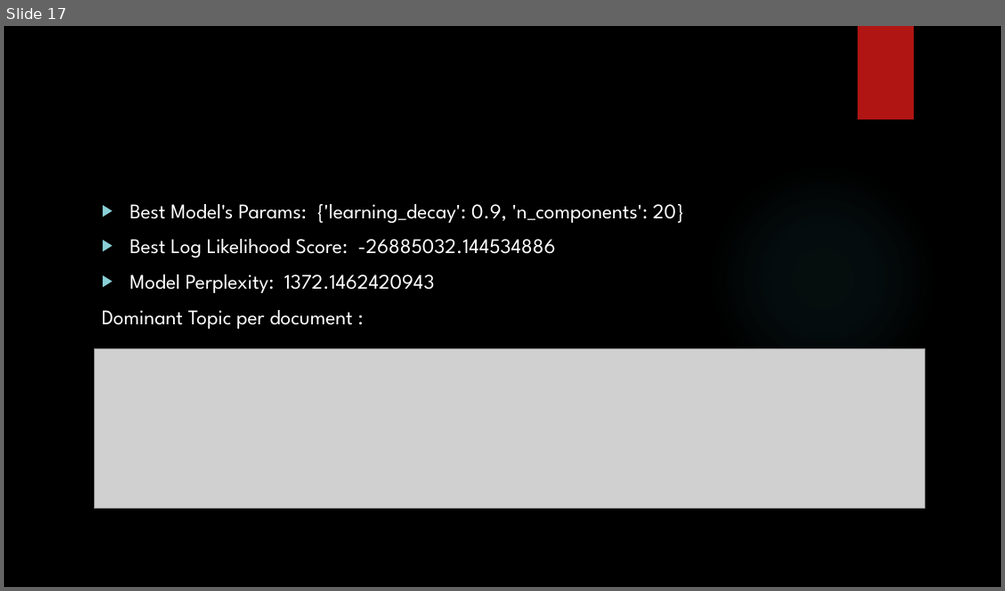
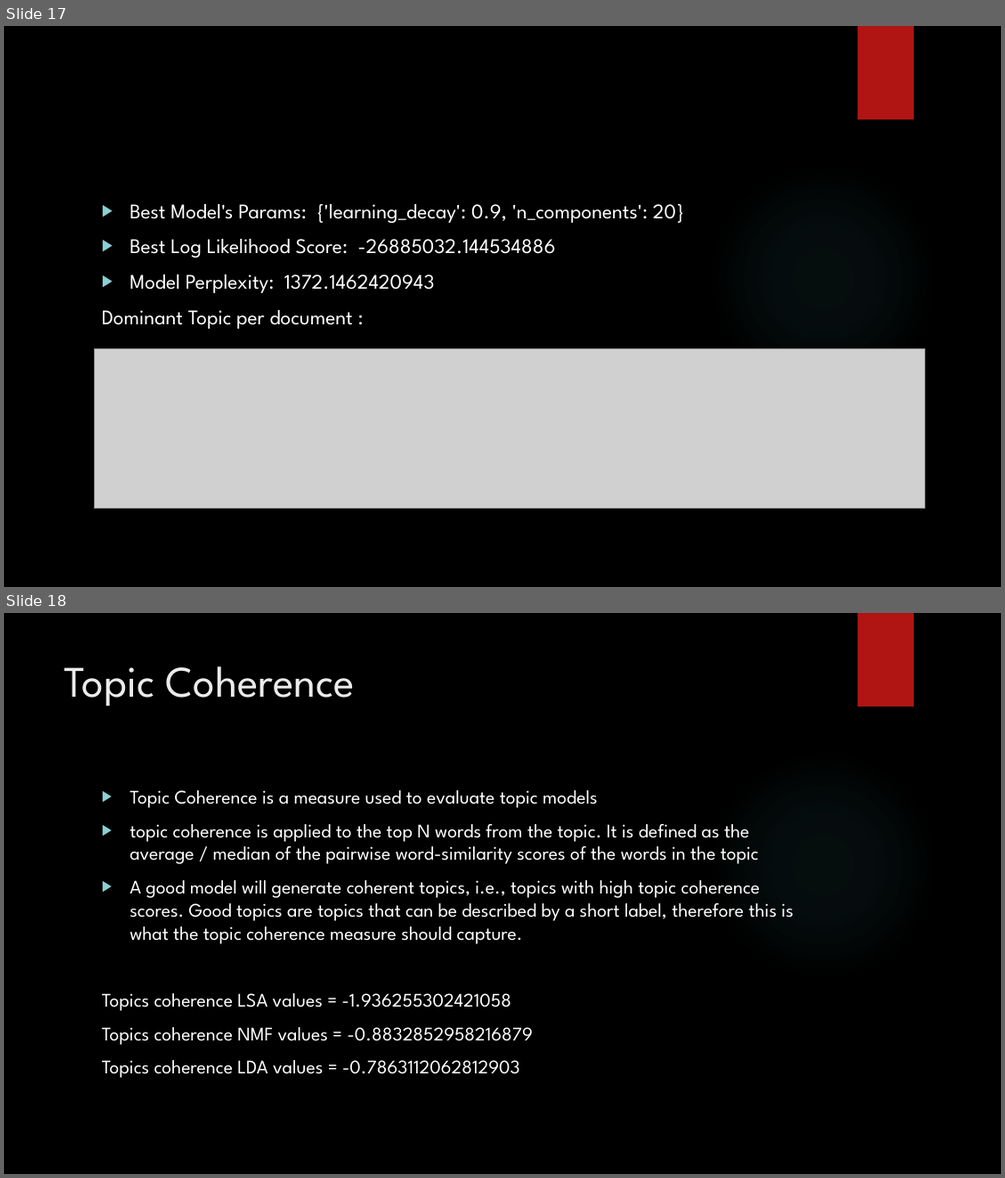
Before and after one commit to mdja/topic_model, a slide deck: Topic Modeling NIPS paper.pptx. Shown one above the other, each under a label of ours: slide 17 before the commit, slides 17 and 18 after it. The pictures are 1005x591 and 1005x1178 pixels, drawn with LibreOffice and Linux fonts; fonts in the diff are those of the drawing; grey boxes stand for pictures; background and template pictures are left out. Boxes give left, top, right and bottom in pixels: in the first picture for what was removed or moved away, otherwise in the second. Text is boxed around its words. In the diff, an @@ line names an element or a change of style, - is before the commit and + after.

```diff
--- a/Topic Modeling NIPS paper.pptx
+++ b/Topic Modeling NIPS paper.pptx
@@ slide 18 added at <box>4,613,1001,1174</box>, background picture (left out); not listed: 2 template elements that a slide beside it also shows @@
@@ title added at <box>65,666,355,706</box>, 42 pt, text #EBEBEB @@
+Topic Coherence
@@ text added at <box>102,790,793,1078</box>, 18.5 pt, text #FFFFFF @@
+▶ Topic Coherence is a measure used to evaluate topic models
+▶ topic coherence is applied to the top N words from the topic. It is defined as the average / median of the pairwise word-similarity scores of the words in the topic
+▶ A good model will generate coherent topics, i.e., topics with high topic coherence scores. Good topics are topics that can be described by a short label, therefore this is what the topic coherence measure should capture.
+Topics coherence LSA values = -1.936255302421058
+Topics coherence NMF values = -0.8832852958216879
+Topics coherence LDA values = -0.7863112062812903
```
Also in this commit, not shown: 4 other files.
